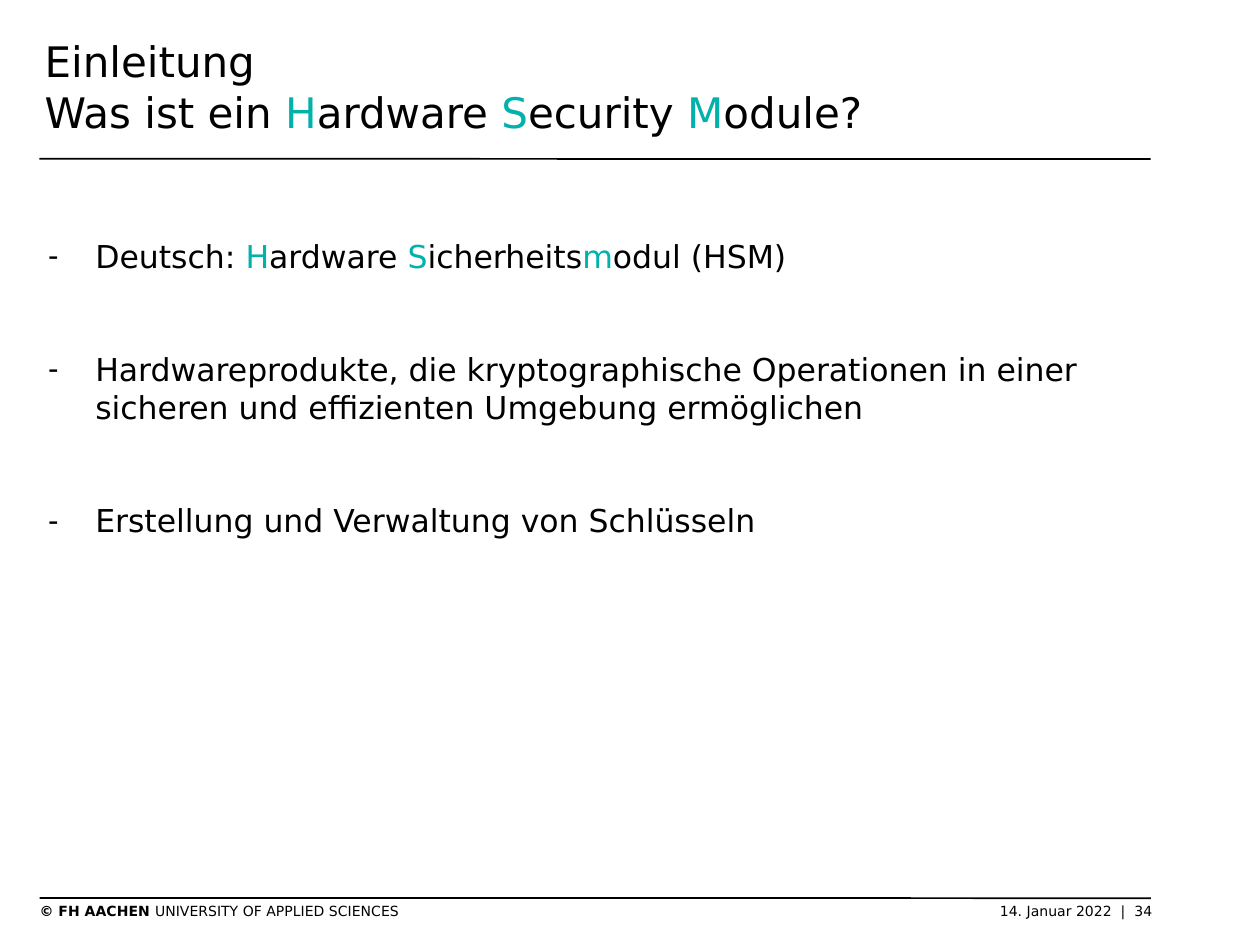
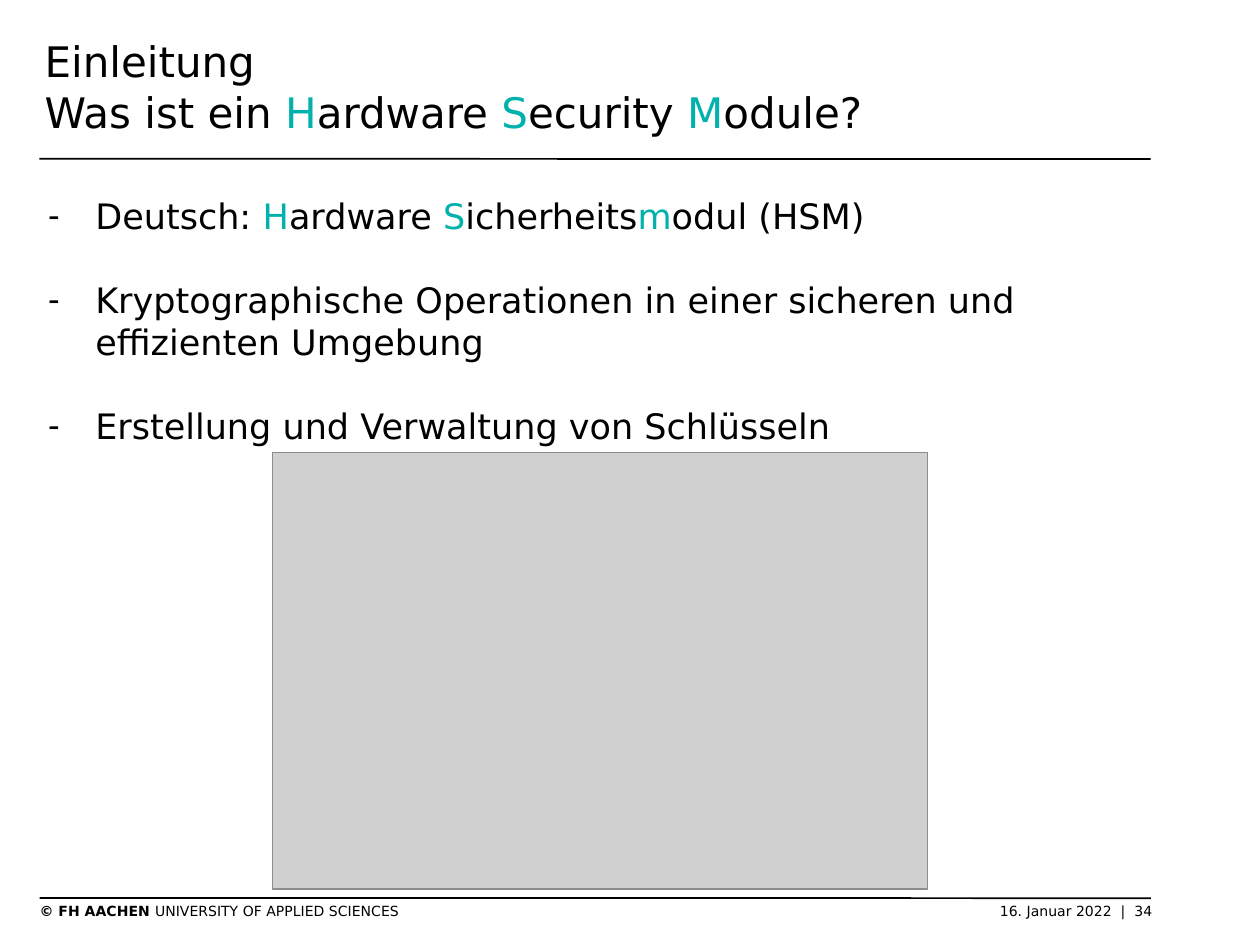
Before and after one commit to SchmickHub/Bachmann---Dahlhaus, a slide deck: slide 34 of Seitenkanal und HSM Folien.pptx. Drawn at 1260x945 pixels with LibreOffice and Linux fonts; fonts in the diff are those of the drawing; grey boxes stand for pictures; background and template pictures are left out. Boxes give left, top, right and bottom in pixels: in the first picture for what was removed or moved away, otherwise in the second. Text is boxed around its words. In the diff, an @@ line names an element or a change of style, - is before the commit and + after.

```diff
--- a/Seitenkanal und HSM Folien.pptx
+++ b/Seitenkanal und HSM Folien.pptx
@@ text at (95, 202, 864, 447): size 18 to 20 pt in "Deutsch: Hardware Sicherheitsmodul (HSM)", "Erstellung und Verwaltung von Schlüsseln" @@
@@ text at (95, 286, 1015, 363): text changed; size 18 to 20 pt @@
-– Hardwareprodukte, die kryptographische Operationen in einer sicheren und effizienten Umgebung ermöglichen
+– Kryptographische Operationen in einer sicheren und effizienten Umgebung
@@ picture added at (273, 452, 929, 888) @@
@@ text at (58, 905, 1152, 919): text changed @@
-© FH AACHEN UNIVERSITY OF APPLIED SCIENCES 14. Januar 2022 | 34
+© FH AACHEN UNIVERSITY OF APPLIED SCIENCES 16. Januar 2022 | 34
```
Also in this commit, not shown: 20 other slides changed, 8 slides added, 2 slides removed, 5 other files.
